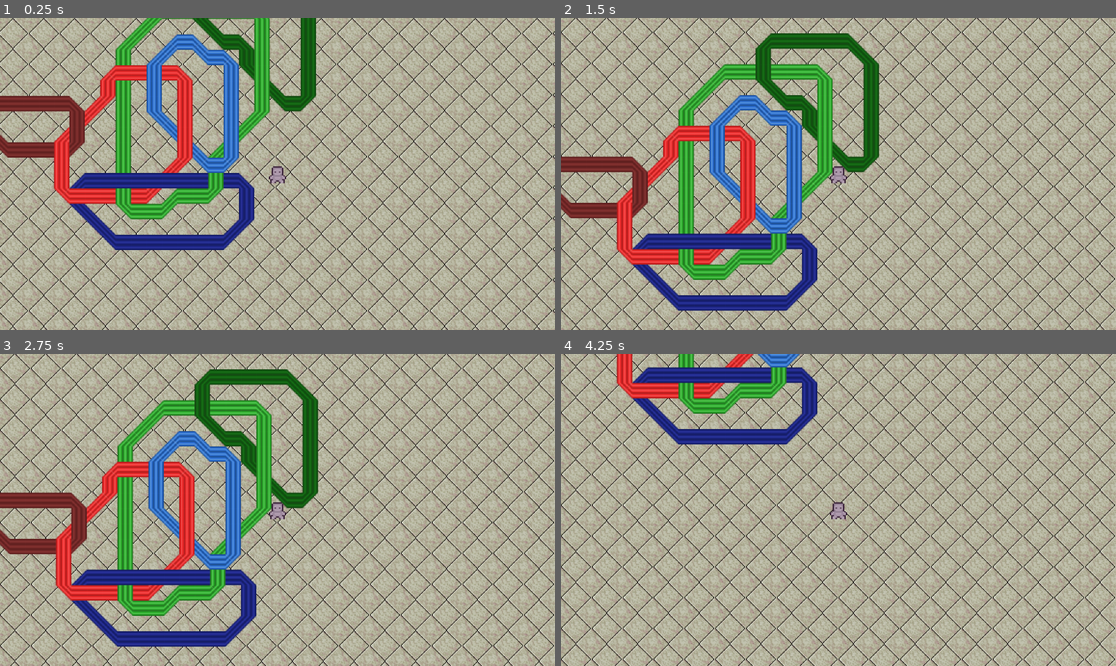
Above: before the commit, frames 1-4 (two rows, left to right).
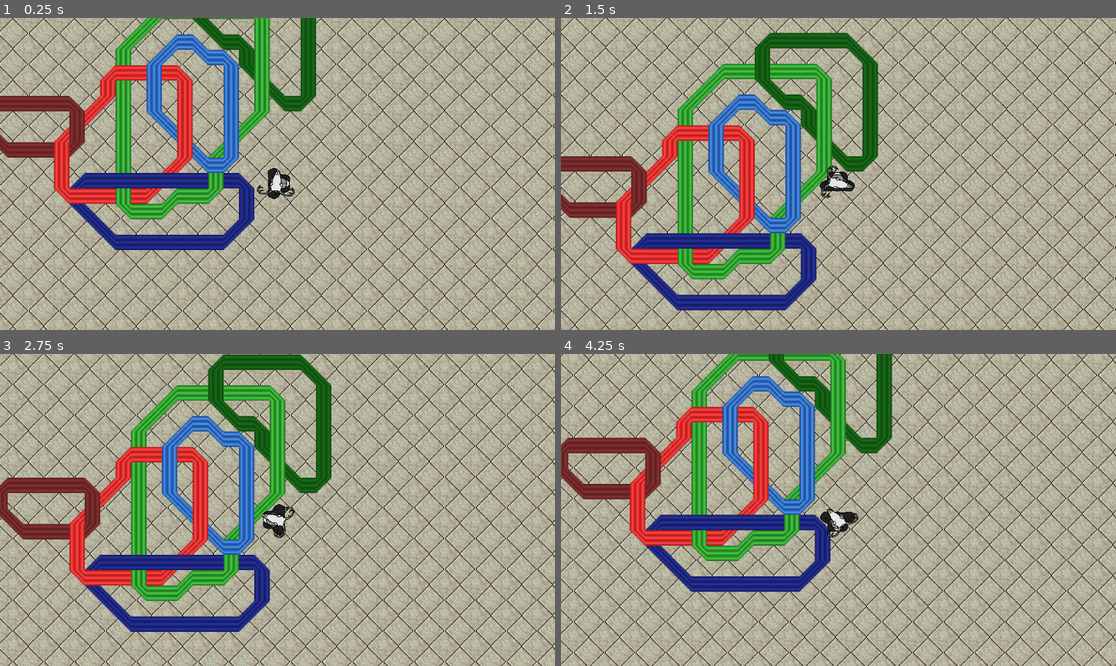
Above: after the commit, the same moments.

Repository: Collisteru/bytelux
Game: Godot game, scene res://test_map.tscn
Two runs of this game, one before a commit and one after it. Both use one fixed random seed, a clock stepped at 60 frames per second and the inputs below.
Inputs (mouse positions are in pixels of both pictures, inside the frame that each line leads up to):
- Up to frame 1 (0.25 s): no input
- Up to frame 2 (1.5 s): tap Enter at 0.5 s; move the mouse to (810, 236) at 0.52 s; hold Up (ui_up) from 0.53 s (still down); tap 1 at 0.6 s; click (810, 236) at 0.67 s; tap Space at 1.25 s; move the mouse to (1005, 220) at 1.27 s; tap 2 at 1.35 s; click (1005, 220) at 1.42 s
- Up to frame 3 (2.75 s): move the mouse to (111, 463) at 2.02 s; release Up (ui_up) at 2.03 s; hold Left (ui_left) from 2.03 s (still down); tap 3 at 2.1 s; click (111, 463) at 2.17 s
- Up to frame 4 (4.25 s): move the mouse to (866, 510) at 2.77 s; tap 1 at 2.85 s; click (866, 510) at 2.92 s; move the mouse to (755, 432) at 3.52 s; release Left (ui_left) at 3.53 s; hold Down (ui_down) from 3.53 s (still down); tap 2 at 3.6 s; click (755, 432) at 3.67 s

The runs differ from the first frame. In frame 1, 0.4% of the frame differs, in the area x 46-54%, y 47-59%; in frame 2, 27%; in frame 3, 52%, in the area x 0-100%, y 0-100%; in frame 4, 51%.

Commit message:
character looks at mouse and body follows movement

Diff:
--- /dev/null
+++ b/entities/test_player/body_sprite.gd
@@ -0,0 +1,14 @@
+extends AnimatedSprite2D
+
+
+# Called when the node enters the scene tree for the first time.
+func _ready() -> void:
+	pass # Replace with function body.
+
+
+# Called every frame. 'delta' is the elapsed time since the previous frame.
+func _process(delta: float) -> void:
+	pass
+
+func pointForwards(angle: float) -> void:
+	rotation = angle
--- /dev/null
+++ b/entities/test_player/head_sprite.gd
@@ -0,0 +1,11 @@
+extends AnimatedSprite2D
+
+
+# Called when the node enters the scene tree for the first time.
+func _ready() -> void:
+	pass # Replace with function body.
+
+
+# Called every frame. 'delta' is the elapsed time since the previous frame.
+func _process(delta: float) -> void:
+	look_at(get_global_mouse_position())
--- a/entities/test_player/test_player.gd
+++ b/entities/test_player/test_player.gd
@@ -6,7 +6,7 @@
 
 # Import child nodes
 @onready var laser = $PlayerLaser
-@onready var sprite = $PlayerSprite
+@onready var body = $BodySprite
 
 func translate_to_center(position: Vector2) -> Vector2:
 		# Get the size of the viewport
@@ -58,14 +58,16 @@
 
 	# Handle horizontal (x) movement
 	if direction_x != 0:
-		velocity.x = direction_x * SPEED
+		velocity.x = move_toward(velocity.x, direction_x * SPEED, SPEED)
 	else:
 		velocity.x = move_toward(velocity.x, 0, SPEED)
 
 	# Handle vertical (y) movement
 	if direction_y != 0:
-		velocity.y = direction_y * SPEED
+		velocity.y = move_toward(velocity.y, direction_y * SPEED, SPEED)
 	else:
 		velocity.y = move_toward(velocity.y, 0, SPEED)
 
+	body.pointForwards(velocity.angle())
+
 	move_and_slide()
--- a/entities/test_player/test_player.tscn
+++ b/entities/test_player/test_player.tscn
@@ -1,50 +1,59 @@
-[gd_scene load_steps=8 format=3 uid="uid://eprmypdm2vqh"]
+[gd_scene load_steps=10 format=3 uid="uid://eprmypdm2vqh"]
 
-[ext_resource type="Texture2D" uid="uid://denobb0t758lo" path="res://entities/test_player/test_player.png" id="1_3gwro"]
 [ext_resource type="Script" path="res://entities/test_player/test_player.gd" id="1_ogo0s"]
 [ext_resource type="PackedScene" uid="uid://h8odvwv2neqd" path="res://entities/player_laser/player_laser.tscn" id="3_qwxxa"]
-
-[sub_resource type="AtlasTexture" id="AtlasTexture_4lmj4"]
-atlas = ExtResource("1_3gwro")
-region = Rect2(0, 0, 32, 32)
-
-[sub_resource type="AtlasTexture" id="AtlasTexture_gw2gp"]
-atlas = ExtResource("1_3gwro")
-region = Rect2(32, 0, 32, 32)
+[ext_resource type="Texture2D" uid="uid://0luyywalcg5n" path="res://assets/character sprite body.png" id="3_vwure"]
+[ext_resource type="Texture2D" uid="uid://dv3nggne5gmsn" path="res://assets/character sprite head.png" id="4_a7xgk"]
+[ext_resource type="Script" path="res://entities/test_player/body_sprite.gd" id="4_m8jfv"]
+[ext_resource type="Script" path="res://entities/test_player/head_sprite.gd" id="5_ciudl"]
 
 [sub_resource type="SpriteFrames" id="SpriteFrames_m7s6k"]
 animations = [{
 "frames": [{
 "duration": 1.0,
-"texture": SubResource("AtlasTexture_4lmj4")
-}, {
-"duration": 1.0,
-"texture": SubResource("AtlasTexture_gw2gp")
+"texture": ExtResource("3_vwure")
 }],
 "loop": true,
 "name": &"idle",
 "speed": 5.0
 }]
 
+[sub_resource type="SpriteFrames" id="SpriteFrames_1ipka"]
+animations = [{
+"frames": [{
+"duration": 1.0,
+"texture": ExtResource("4_a7xgk")
+}],
+"loop": true,
+"name": &"default",
+"speed": 5.0
+}]
+
 [sub_resource type="CapsuleShape2D" id="CapsuleShape2D_hj6c1"]
-radius = 3.92431
-height = 13.368
+radius = 4.36035
+height = 12.3778
 
 [node name="Player" type="CharacterBody2D"]
 scale = Vector2(1.52893, 1.3465)
 script = ExtResource("1_ogo0s")
 
 [node name="PlayerLaser" parent="." instance=ExtResource("3_qwxxa")]
-position = Vector2(0, -6)
 
-[node name="PlayerSprite" type="AnimatedSprite2D" parent="."]
-position = Vector2(0.654052, -7.42666)
+[node name="BodySprite" type="AnimatedSprite2D" parent="."]
+scale = Vector2(0.05, 0.05)
 sprite_frames = SubResource("SpriteFrames_m7s6k")
 animation = &"idle"
 autoplay = "idle"
+script = ExtResource("4_m8jfv")
+
+[node name="HeadSprite" type="AnimatedSprite2D" parent="."]
+scale = Vector2(0.05, 0.05)
+sprite_frames = SubResource("SpriteFrames_1ipka")
+script = ExtResource("5_ciudl")
 
 [node name="CollisionShape2D" type="CollisionShape2D" parent="."]
-position = Vector2(0.654052, -7.42666)
+position = Vector2(1.3081, 0)
+scale = Vector2(1.8, 1.8)
 shape = SubResource("CapsuleShape2D_hj6c1")
 
 [node name="Camera2D" type="Camera2D" parent="."]
Not shown, added: assets/character sprite body.png.import
Not shown, added: assets/character sprite head.png.import
